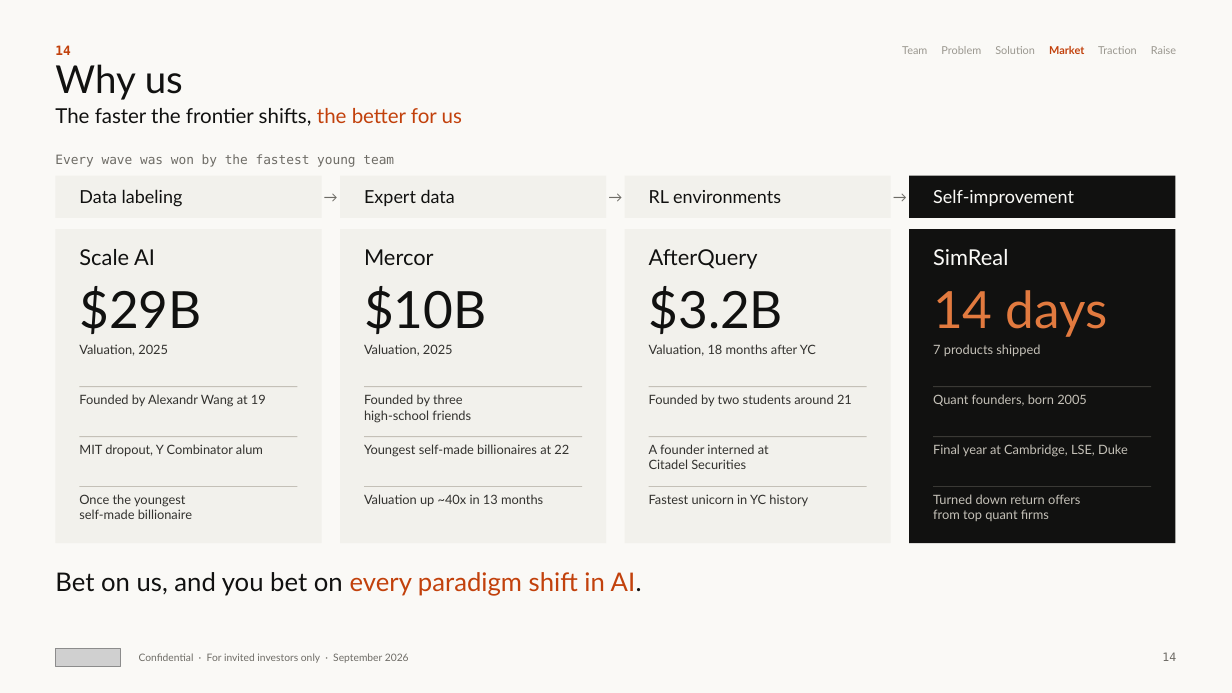
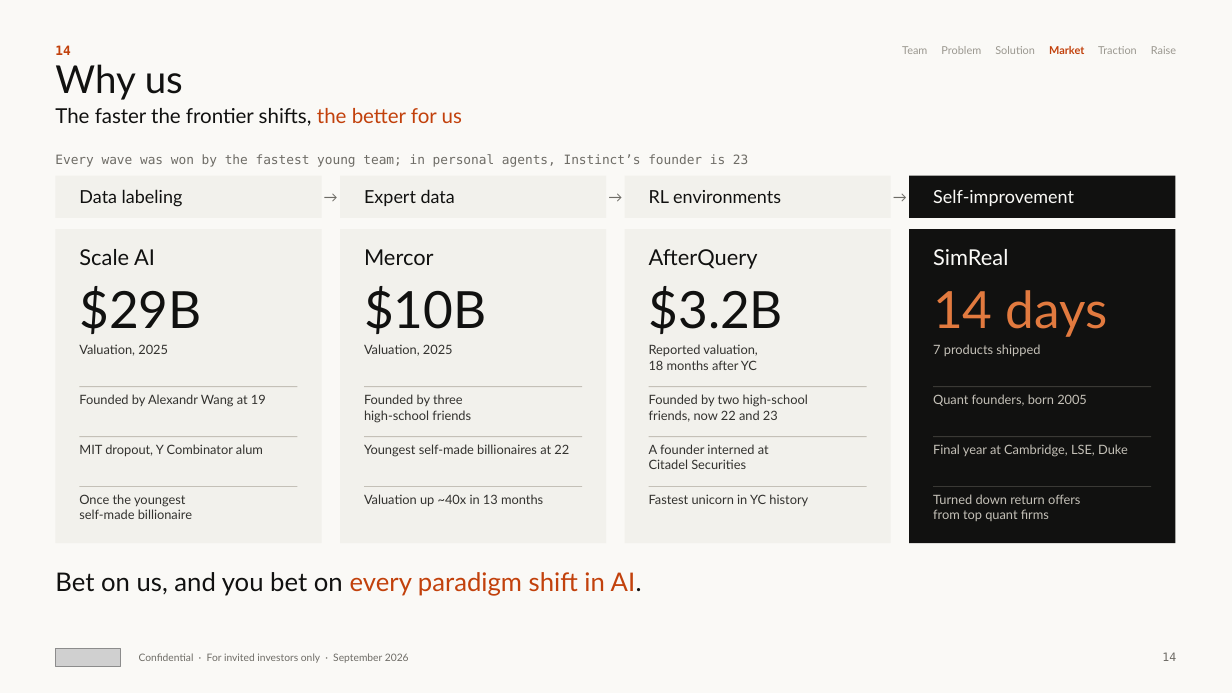
Before and after one commit to wangchen0802/Delta1, a slide deck: slide 14 of SimReal-BP-v29-EN.pptx. Drawn at 1232x693 pixels with LibreOffice and Linux fonts; fonts in the diff are those of the drawing; grey boxes stand for pictures. Boxes give left, top, right and bottom in pixels: in the first picture for what was removed or moved away, otherwise in the second. Text is boxed around its words. In the diff, an @@ line names an element or a change of style, - is before the commit and + after.

```diff
--- a/SimReal-BP-v29-EN.pptx
+++ b/SimReal-BP-v29-EN.pptx
@@ text at (55, 154, 748, 167): text changed @@
-Every wave was won by the fastest young team
+Every wave was won by the fastest young team; in personal agents, Instinct’s founder is 23
@@ text at (649, 344, 757, 370): text changed @@
-Valuation, 18 months after YC
+Reported valuation,
+18 months after YC
@@ text at (649, 394, 808, 422): text changed @@
-Founded by two students around 21
+Founded by two high-school
+friends, now 22 and 23
```
Also in this commit, not shown: 14 other slides changed, 7 other files.
